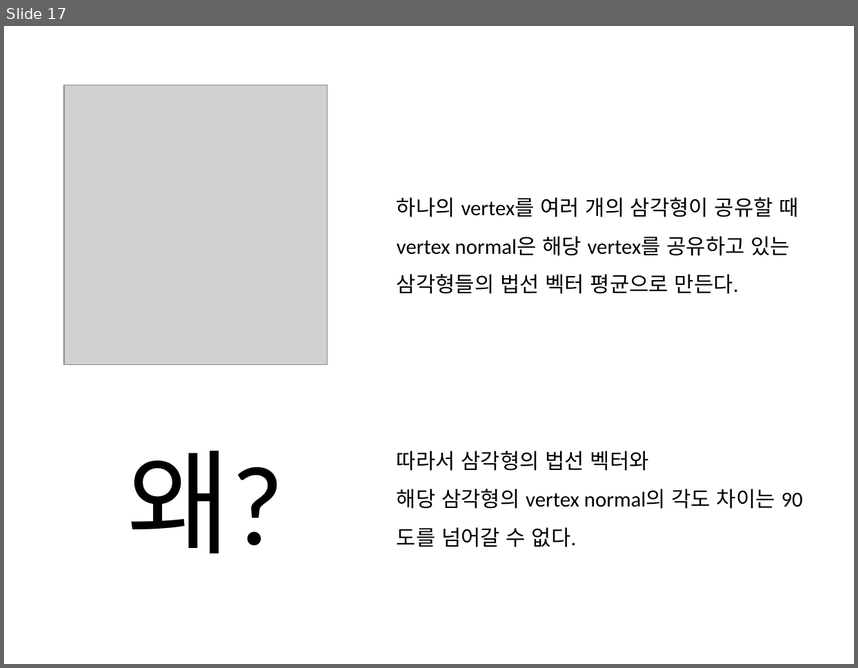
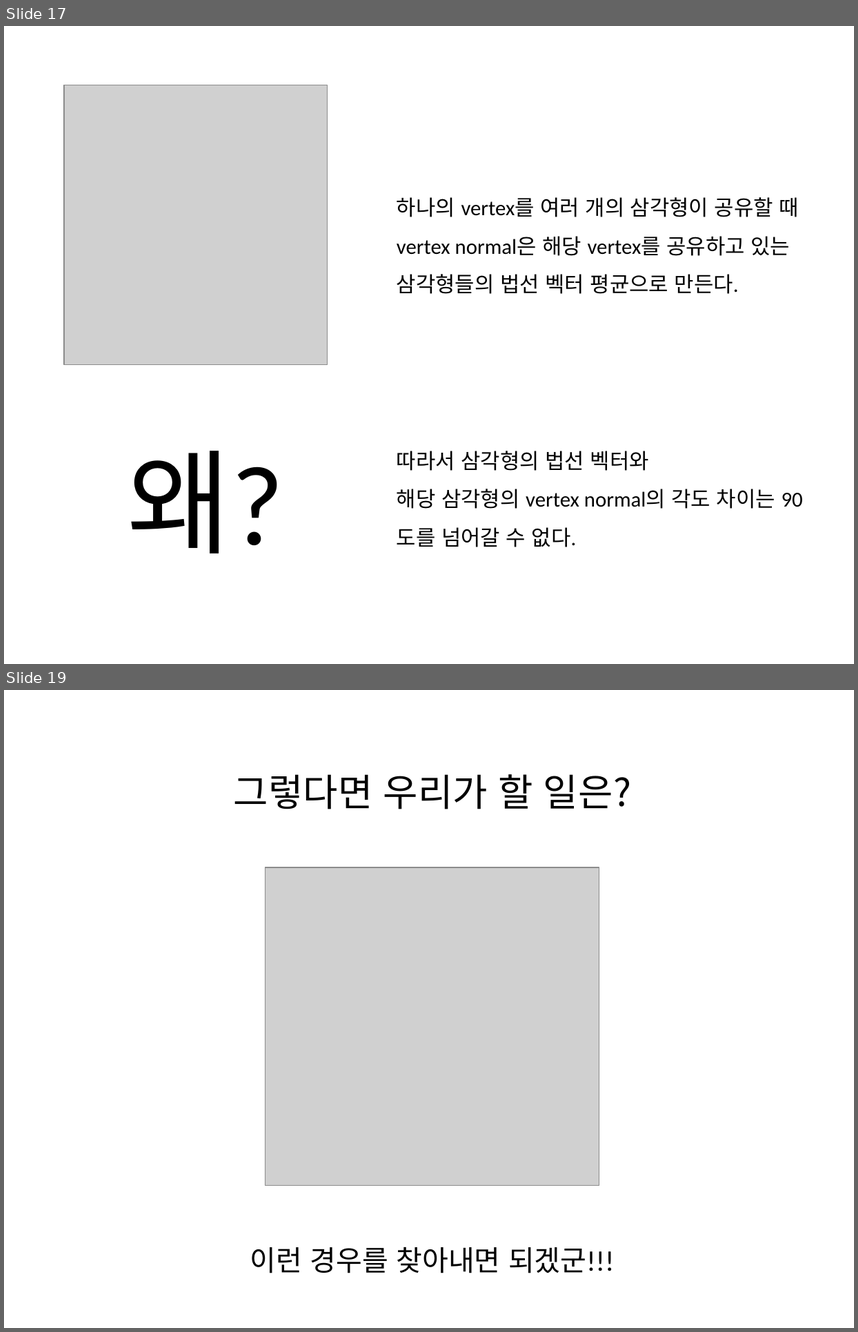
Before and after one commit to Gaia3D/MathStudy, a slide deck: Lecture_3_20170627/강의자료20170627.pptx. Shown one above the other, each under a label of ours: slide 17 before the commit, slides 17 and 19 after it; the slides between them are not shown. The pictures are 858x668 and 858x1332 pixels, drawn with LibreOffice and Linux fonts; fonts in the diff are those of the drawing; grey boxes stand for pictures. Boxes give left, top, right and bottom in pixels: in the first picture for what was removed or moved away, otherwise in the second. Text is boxed around its words. In the diff, an @@ line names an element or a change of style, - is before the commit and + after.

```diff
--- a/Lecture_3_20170627/강의자료20170627.pptx
+++ b/Lecture_3_20170627/강의자료20170627.pptx
@@ slide 19 added at (x1=4, y1=690, x2=854, y2=1328), background #FFFFFF @@
@@ text added at (x1=234, y1=774, x2=631, y2=809), 32 pt, text #000000 @@
+그렇다면 우리가 할 일은?
@@ picture added at (x1=265, y1=867, x2=599, y2=1185) @@
@@ text added at (x1=250, y1=1247, x2=614, y2=1273), 24 pt, text #000000 @@
+이런 경우를 찾아내면 되겠군!!!
```
Also in this commit, not shown: 2 slides changed, 6 other slides added.
